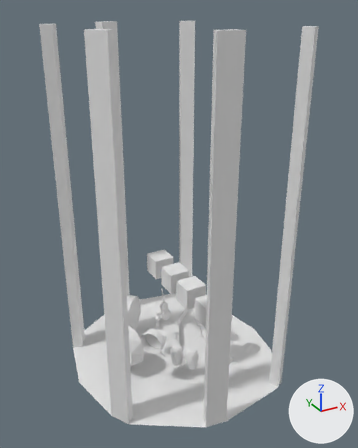
Renders of the Blender file models/scenery.blend from each side of a commit.
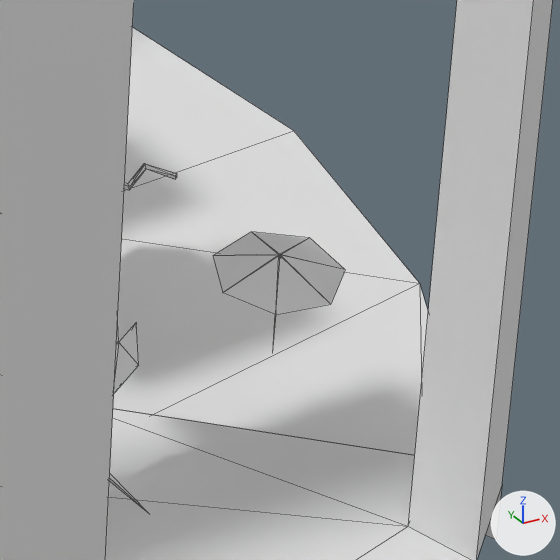
The first picture shows the older version from a camera (50 mm lens) standing at (-20.0, -36.5, 32.2) and looking at (-0.2, -0.5, 14.2). The close-ups show both versions on the part from 60% to 81% of the width and 69% to 86% of the height of that picture; other places that the commit changed are outside them. The axes (+X, +Y, +Z) are drawn at lower right. The lights are the same throughout. The close-ups show mesh edges as thin lines.

Script lines for the objects in view, before the commit:
```python
me_clap = bpy.data.meshes.new('Clap')
me_clap.from_pydata(...)  # 16 vertices, 28 faces; spans x -1.24..1.13, y -1.28..0.42, z -0.04..4.12
me_plane_001 = bpy.data.meshes.new('Plane.001')
me_plane_001.from_pydata(...)  # 85 vertices, 85 faces, 2 loose edges; spans x -10.6..9.6, y -10.6..10.6, z 0.0..31.7
me_umbrella = bpy.data.meshes.new('Umbrella')
me_umbrella.from_pydata(...)  # 15 vertices, 21 faces; spans x -0.87..0.78, y -0.84..0.84, z -0.68..0.87
ob_building_0 = bpy.data.objects.new('building-0', me_plane_001)
ob_building_0.location = (0.0, 0.0, -0.89)
ob_decor_umbrella = bpy.data.objects.new('decor-Umbrella', me_umbrella)
ob_decor_umbrella.location = (4.37, -6.32, 2.08)
_m = ob_decor_umbrella.modifiers.new('Array', 'ARRAY')
_m.fit_type = 'FIT_CURVE'
_m.count = 8
_m.constant_offset_displace = (1.0, 1.0, 1.0)
_m.use_relative_offset = False
_m.relative_offset_displace = (1.0, 1.0, 1.0)
ob_inst_clap = bpy.data.objects.new('inst-Clap', me_clap)
ob_inst_clap.location = (1.99, -5.92, 1.49)
ob_inst_clap.rotation_euler = (0.0, 0.0, -0.75)  # degrees (0, 0, -43)
ob_inst_clap.scale = (0.404, 0.404, 0.404)
```
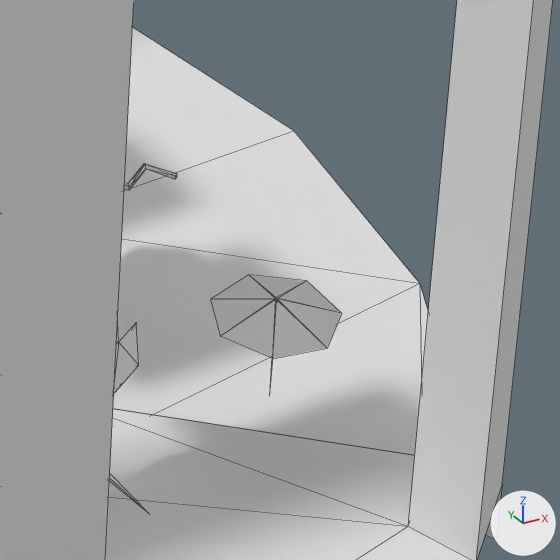
Where the newer file only moved an object's origin or applied its transform, the numbers keep the older frame.

Boxes (x1, y1, x2, y2) around the edits, measured in the close-ups (560 x 560 px):
'decor-Umbrella', mesh moved
    before: (213, 232, 345, 341)
    after: (210, 275, 342, 383)

What changed in the scene script:
```text
Change me_umbrella:
    where me_umbrella.from_pydata(...)  # 15 vertices, 21 faces; spans x -0.87..0.78, y -0.84..0.84, z -0.68..0.87
    used by ob_decor_umbrella; location = (4.37, -6.32, 2.08)
    me_umbrella part 1: the whole mesh is moved by (0.0, 0.0, -0.69)
```
